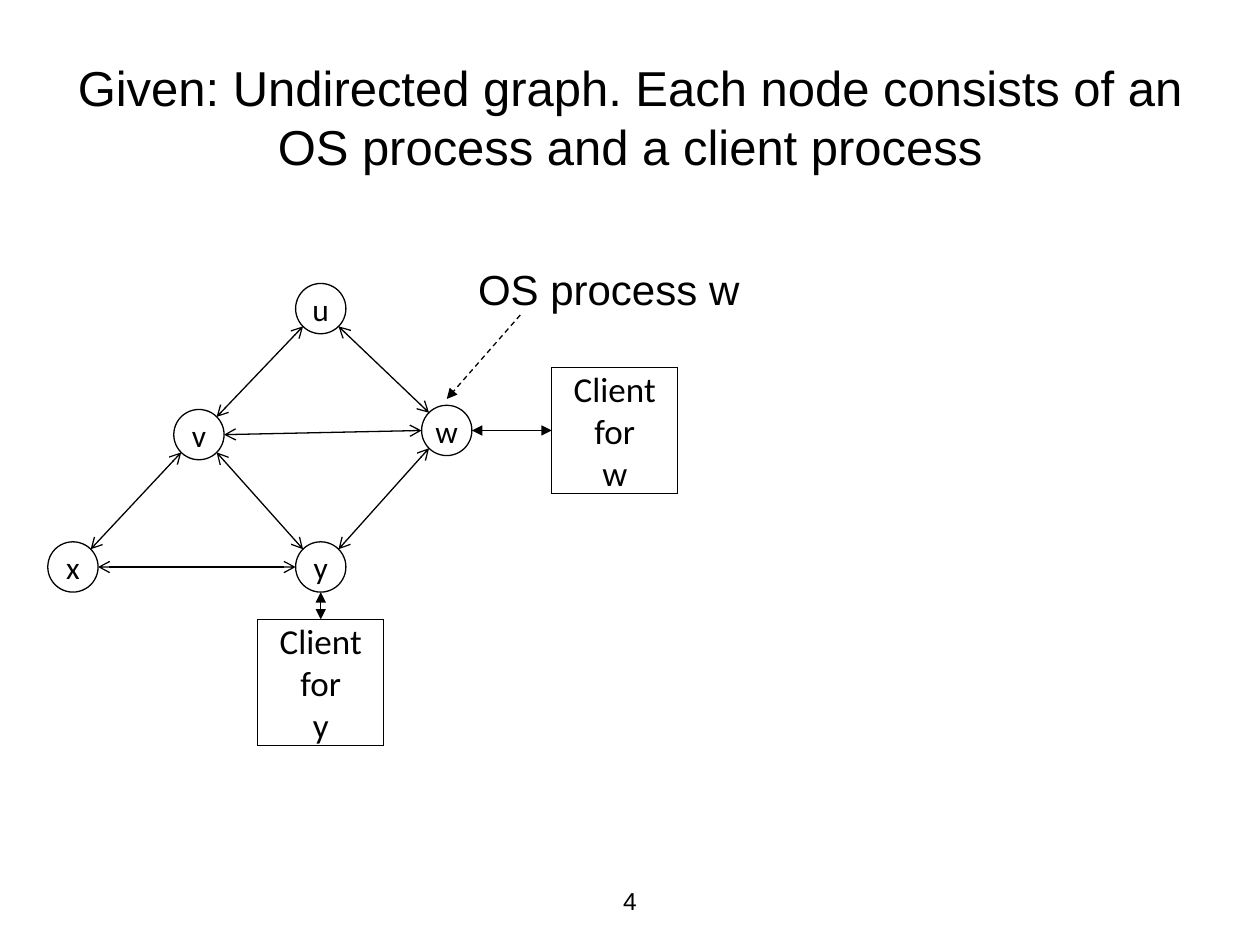
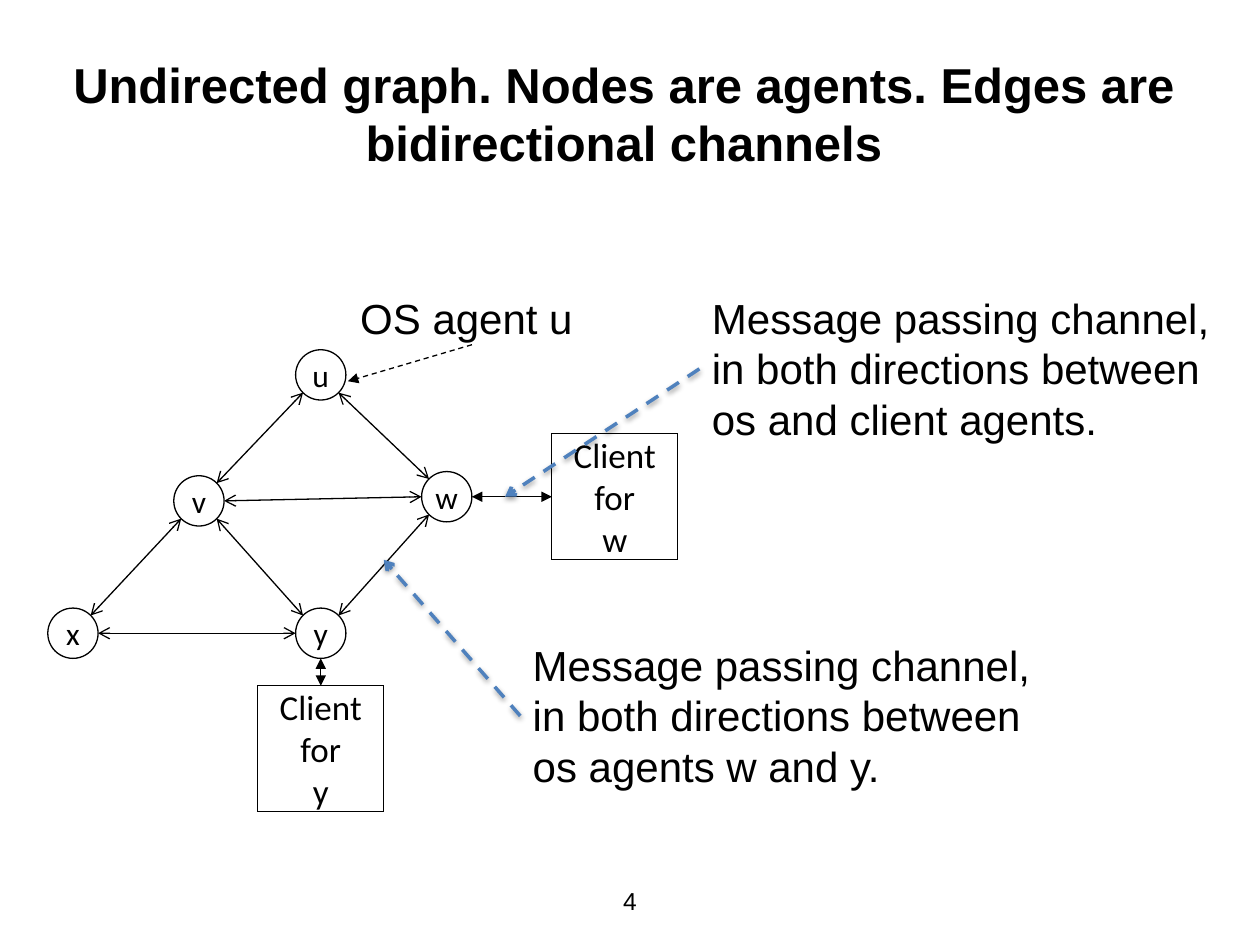
Before and after one commit to kmchandy/kmchandy.github.io, a slide deck: slide 4 of DiningPhilosophers/DiningPhilosophers.pptx. Drawn at 1260x945 pixels with LibreOffice and Linux fonts; fonts in the diff are those of the drawing. Boxes give left, top, right and bottom in pixels: in the first picture for what was removed or moved away, otherwise in the second. Text is boxed around its words. In the diff, an @@ line names an element or a change of style, - is before the commit and + after.

```diff
--- a/DiningPhilosophers/DiningPhilosophers.pptx
+++ b/DiningPhilosophers/DiningPhilosophers.pptx
@@ title at (73,67,1175,162): text changed; bold on @@
-Given: Undirected graph. Each node consists of an OS process and a client process
+Undirected graph. Nodes are agents. Edges are bidirectional channels
@@ text at (360,304,572,342): text changed @@
-OS process w
+OS agent u
@@ text added at (712,303,1209,443), 24 pt, text #000000 @@
+Message passing channel, in both directions between os and client agents.
@@ arrow moved from (520, 315) - (447, 399) to (472, 345) - (348, 382) @@
@@ arrow added from (699, 369) to (505, 496), #4F81BD 2 pt dashed @@
@@ arrow added from (520, 716) to (384, 559), #4F81BD 2 pt dashed @@
@@ 9 double arrows, 5 ellipses, 2 rectangles: place and size @@
-9 double arrows, 5 ellipses, 2 rectangles at (48,284,678,746)
+9 double arrows, 5 ellipses, 2 rectangles at (48,350,678,811)
@@ text added at (533,650,1030,790), 24 pt, text #000000 @@
+Message passing channel, in both directions between os agents w and y.
```
Also in this commit, not shown: 11 other slides changed, 3 slides added, 6 slides removed, 29 other files.
